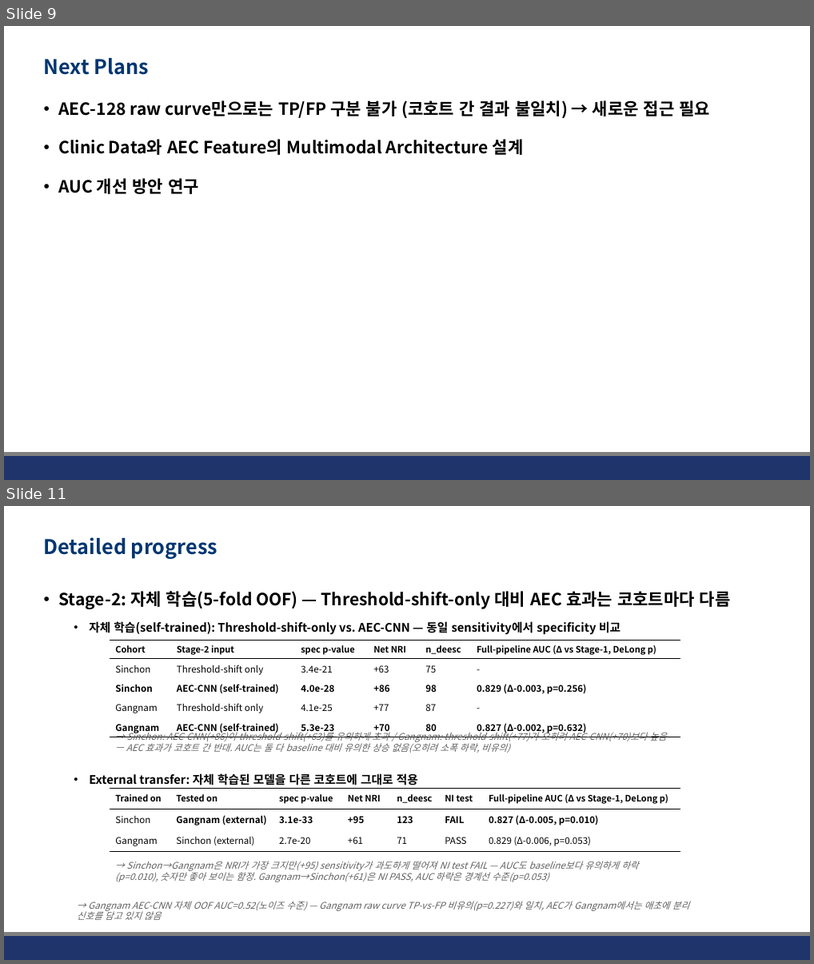
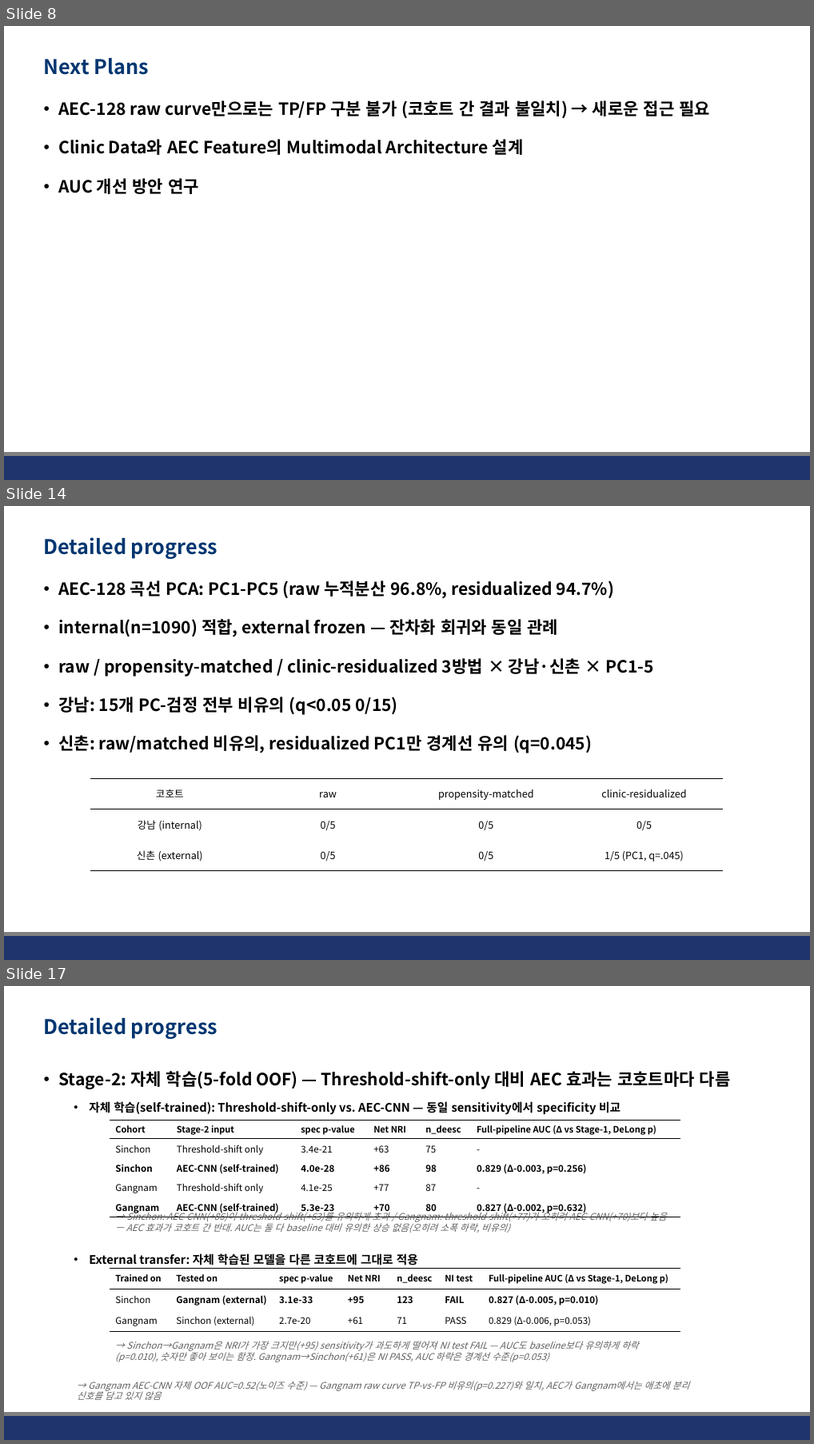
Before and after one commit to JHWannabe/Clinical_Study, a slide deck: docs/260724_Comparison of AECs between groups after low-smi classification with clinic data.pptx. Shown one above the other, each under a label of ours: slides 9 and 11 before the commit, slides 8, 14 and 17 after it; the slides between them are not shown. The pictures are 814x964 and 814x1444 pixels, drawn with LibreOffice and Linux fonts; fonts in the diff are those of the drawing; background and template pictures are left out. Boxes give left, top, right and bottom in pixels: in the first picture for what was removed or moved away, otherwise in the second. Text is boxed around its words. In the diff, an @@ line names an element or a change of style, - is before the commit and + after.

```diff
--- a/docs/260724_Comparison of AECs between groups after low-smi classification with clinic data.pptx
+++ b/docs/260724_Comparison of AECs between groups after low-smi classification with clinic data.pptx
@@ slide 14 added at (x1=4, y1=506, x2=810, y2=960), background #FFFFFF; not listed: 2 template elements that a slide beside it also shows @@
@@ title added at (x1=44, y1=537, x2=218, y2=559), 24 pt, text #023670, bold @@
+Detailed progress
@@ text added at (x1=58, y1=580, x2=654, y2=753), 20 pt, text #000000, bold @@
+• AEC-128 곡선 PCA: PC1-PC5 (raw 누적분산 96.8%, residualized 94.7%)
+• internal(n=1090) 적합, external frozen — 잔차화 회귀와 동일 관례
+• raw / propensity-matched / clinic-residualized 3방법 × 강남·신촌 × PC1-5
+• 강남: 15개 PC-검정 전부 비유의 (q<0.05 0/15)
+• 신촌: raw/matched 비유의, residualized PC1만 경계선 유의 (q=0.045)
@@ table added at (x1=90, y1=778, x2=725, y2=871), 3 rows, 4 columns @@
+코호트 | raw | propensity-matched | clinic-residualized
+강남 (internal) | 0/5 | 0/5 | 0/5
+신촌 (external) | 0/5 | 0/5 | 1/5 (PC1, q=.045)
@@ what was slide 9 is now slide 8 @@
@@ what was slide 11 is now slide 17 @@
```
Also in this commit, not shown: 3 slides changed, 5 other slides added, 30 other files.
